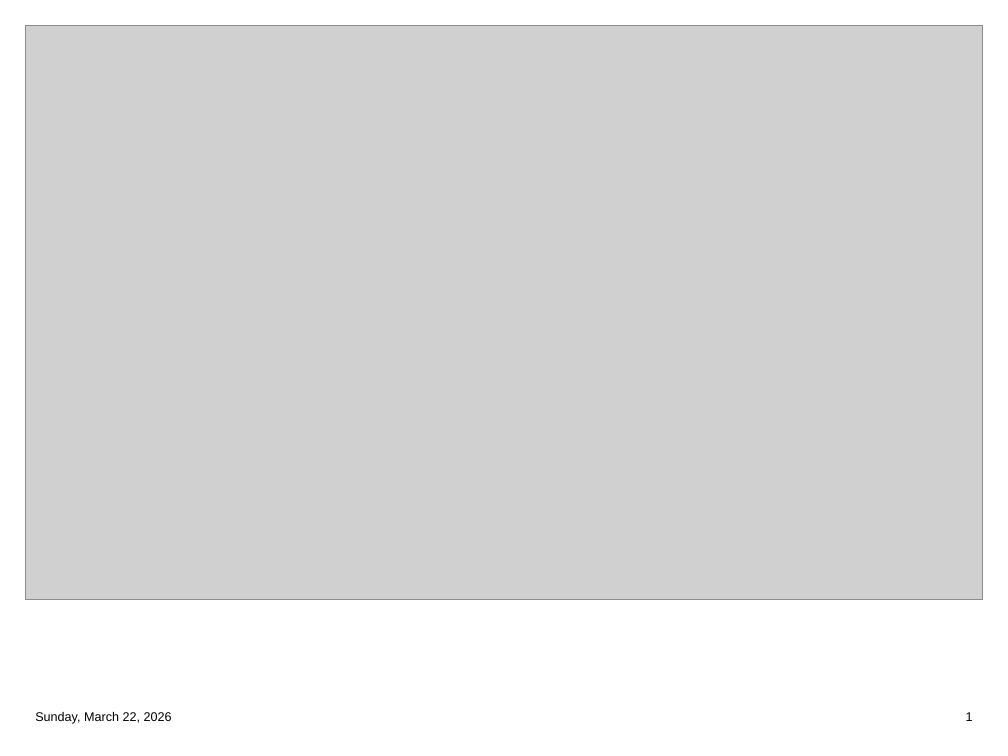
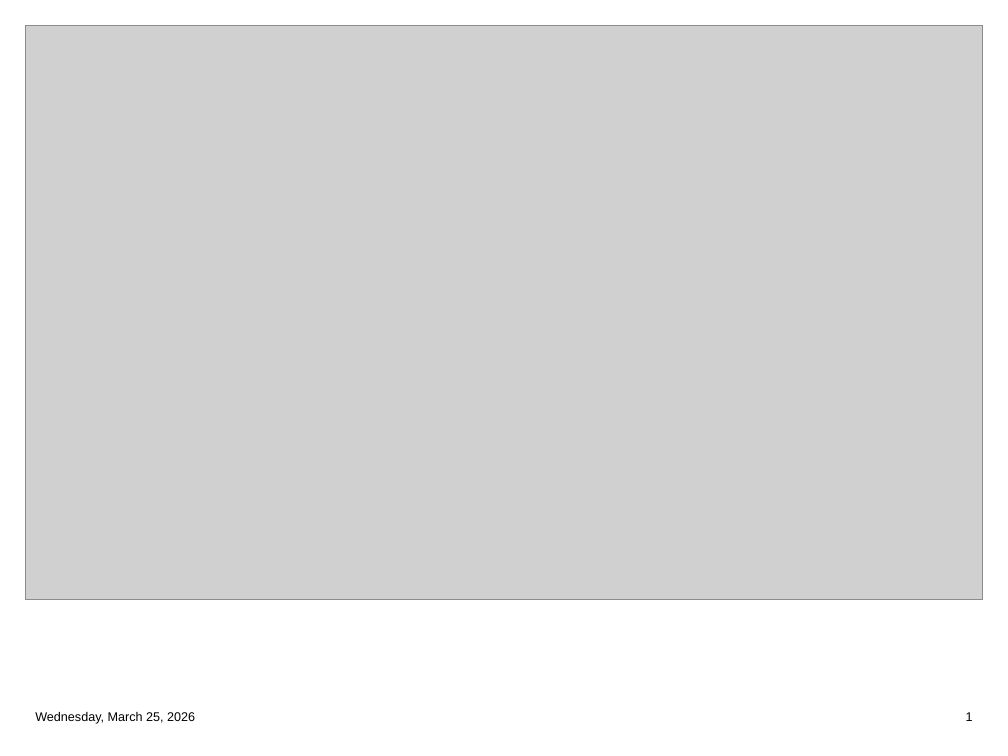
Before and after one commit to ptzavellas/sas-biostatistics-hw1, a slide deck: slide 1 of output/GroupedBoxplot2.pptx. Drawn at 1008x756 pixels with LibreOffice and Linux fonts; fonts in the diff are those of the drawing; grey boxes stand for pictures. Boxes give left, top, right and bottom in pixels: in the first picture for what was removed or moved away, otherwise in the second. Text is boxed around its words. In the diff, an @@ line names an element or a change of style, - is before the commit and + after.

```diff
--- a/output/GroupedBoxplot2.pptx
+++ b/output/GroupedBoxplot2.pptx
@@ text at (35,712,195,724): text changed @@
-Sunday, March 22, 2026
+Wednesday, March 25, 2026
```
Also in this commit, not shown: 10 other files.
